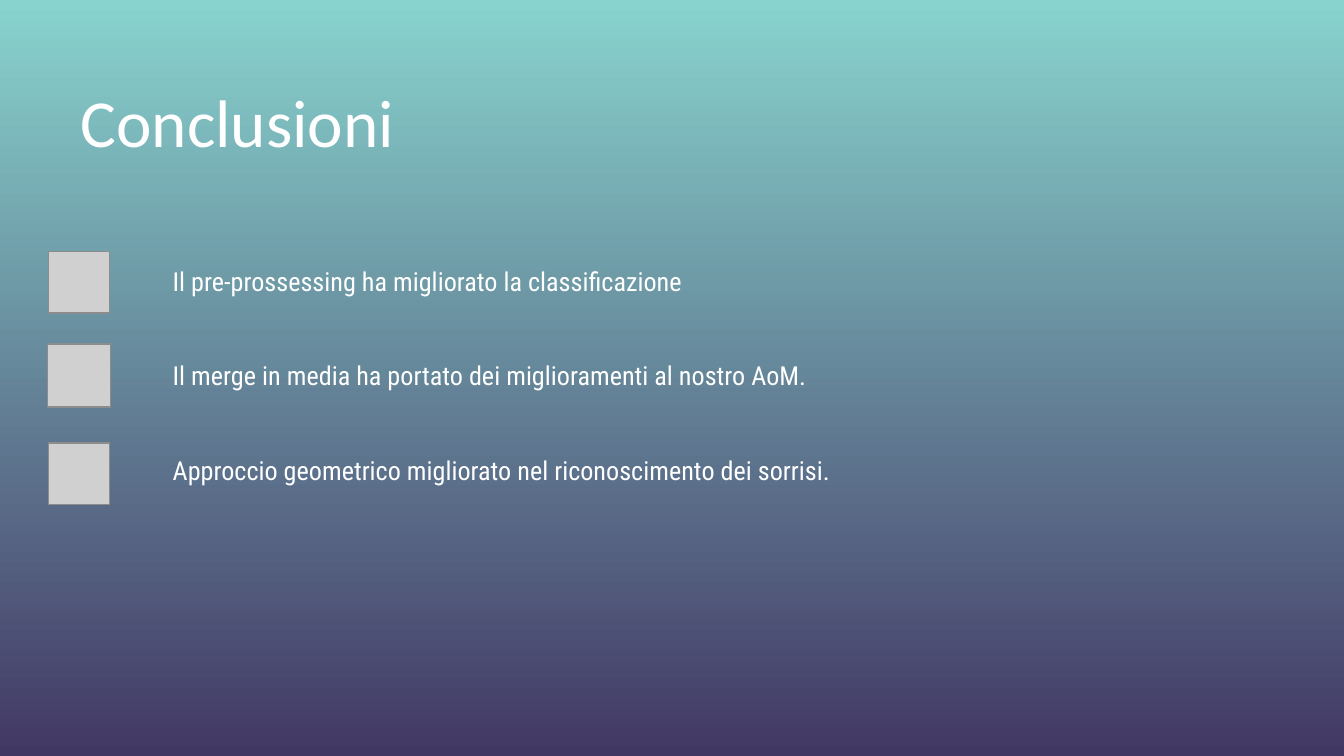
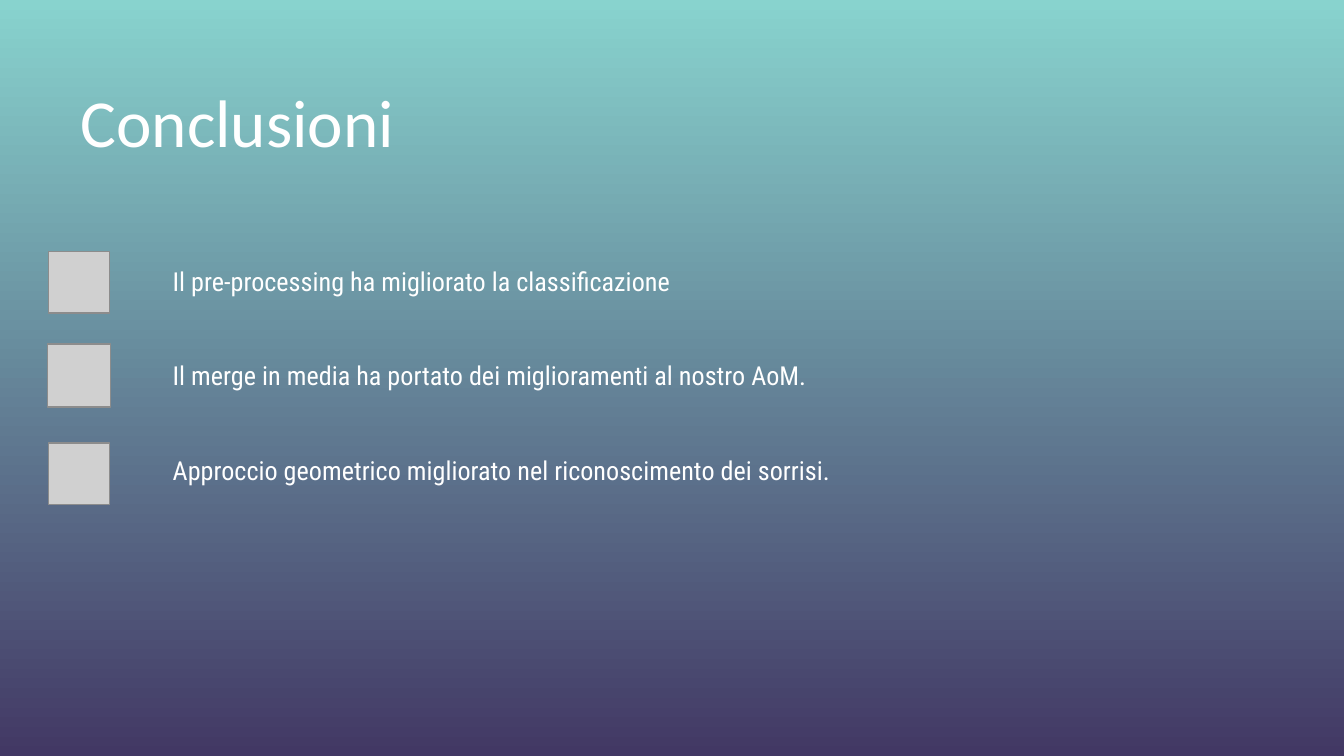
Before and after one commit to Alberto-00/Differential-MAD, a slide deck: slide 30 of presentazione/Presentazione AoM.pptx (slide 32 before the commit). Drawn at 1344x756 pixels with LibreOffice and Linux fonts; fonts in the diff are those of the drawing; grey boxes stand for pictures; background and template pictures are left out. Boxes give left, top, right and bottom in pixels: in the first picture for what was removed or moved away, otherwise in the second. Text is boxed around its words. In the diff, an @@ line names an element or a change of style, - is before the commit and + after.

```diff
--- a/presentazione/Presentazione AoM.pptx
+++ b/presentazione/Presentazione AoM.pptx
@@ subtitle at (x1=173, y1=271, x2=669, y2=297): text changed @@
-Il pre-prossessing ha migliorato la classificazione
+Il pre-processing ha migliorato la classificazione
```
Also in this commit, not shown: 3 other slides changed, 3 slides added, 4 slides removed, 1 other file.
